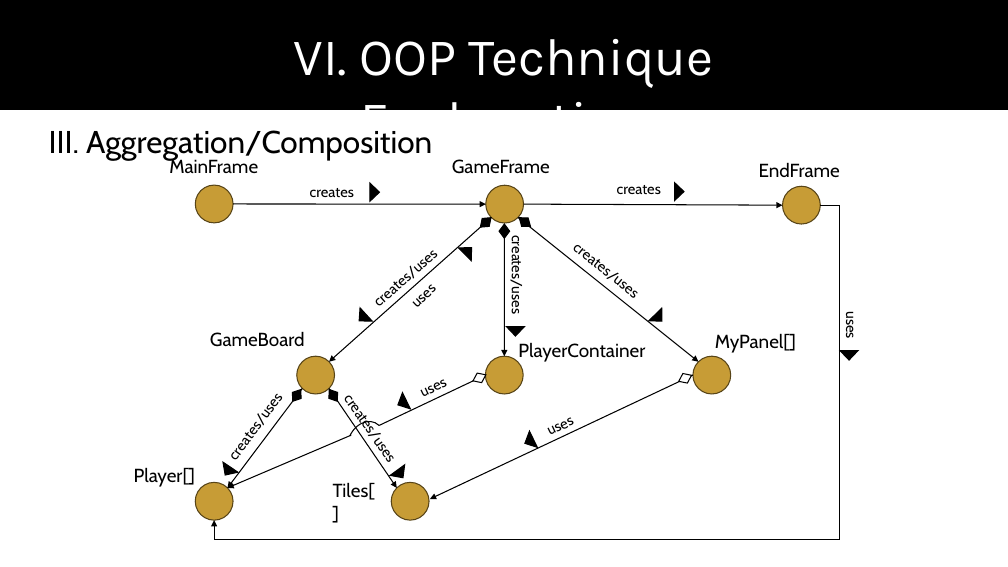
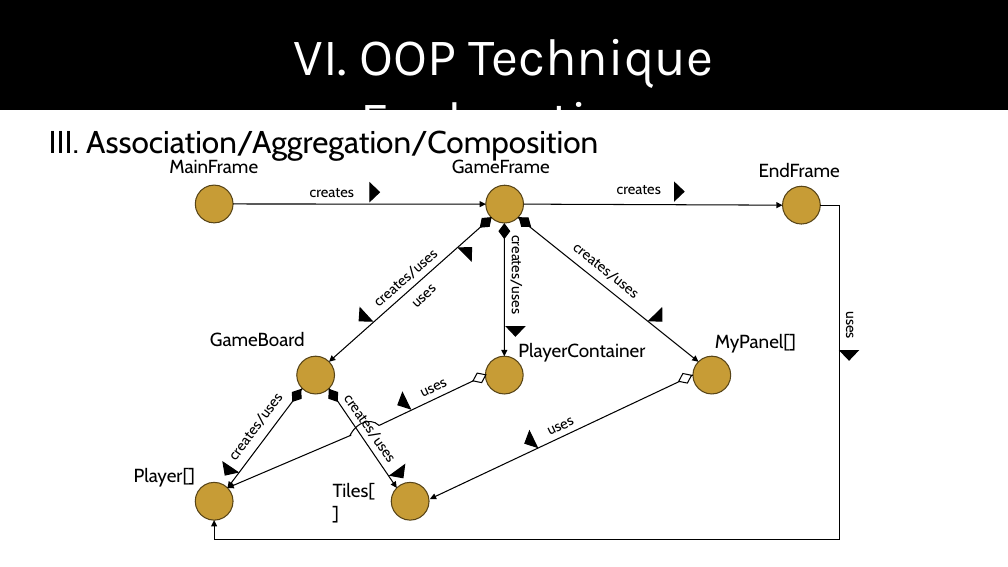
Before and after one commit to thanhlap1509/OOP.20232.16, a slide deck: slide 15 of presentation/BTL-OOP-Presentation.pptx (slide 14 before the commit). Drawn at 1008x567 pixels with LibreOffice and Linux fonts; fonts in the diff are those of the drawing. Boxes give left, top, right and bottom in pixels: in the first picture for what was removed or moved away, otherwise in the second. Text is boxed around its words. In the diff, an @@ line names an element or a change of style, - is before the commit and + after.

Commit message:
update: presentation

```diff
--- a/presentation/BTL-OOP-Presentation.pptx
+++ b/presentation/BTL-OOP-Presentation.pptx
@@ text at (49,130,598,160): text changed @@
-III. Aggregation/Composition
+III. Association/Aggregation/Composition
```
Also in this commit, not shown: 1 slide added.
